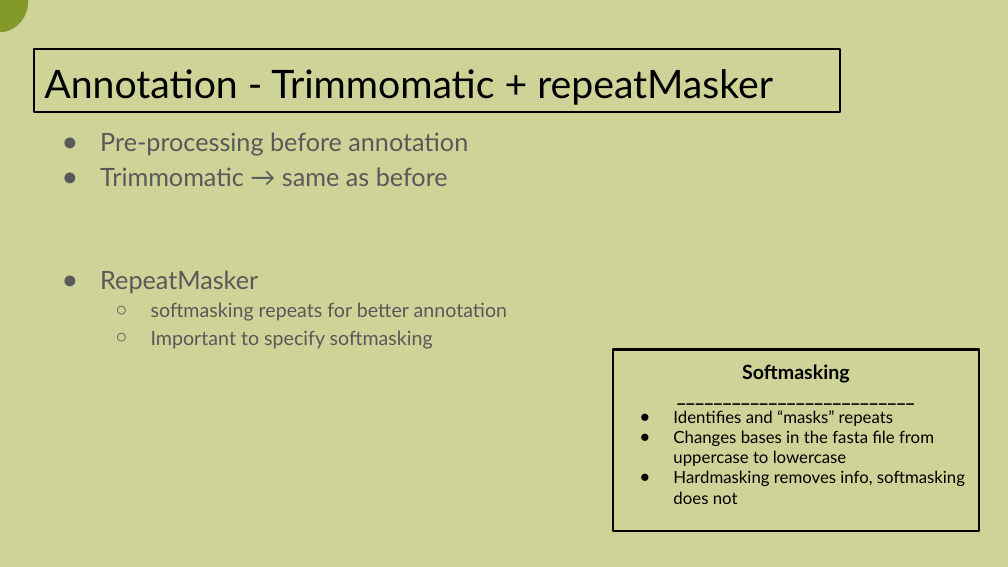
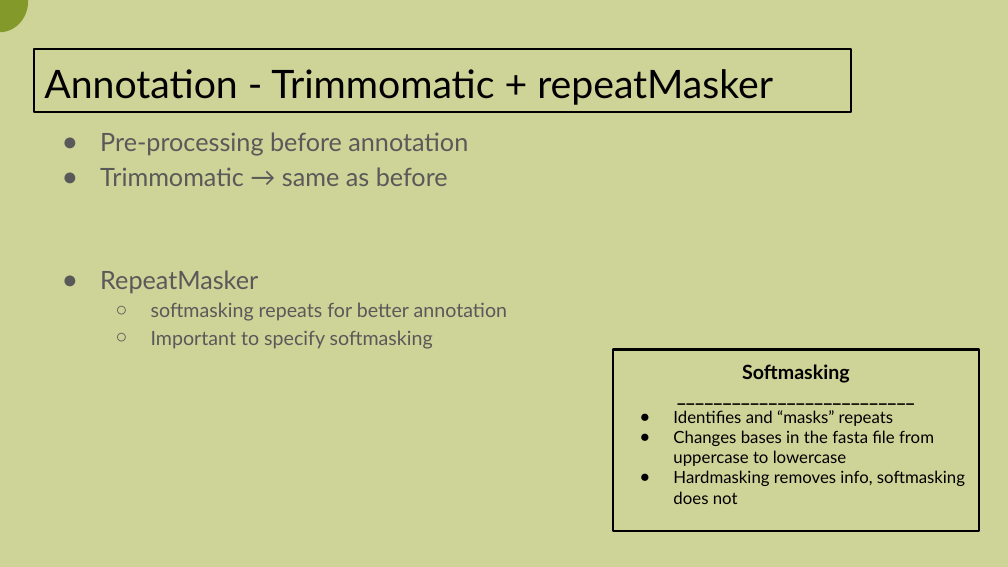
Before and after one commit to A-Bergfeldt/GenAn_proj_durian, a slide deck: slide 11 of results/Presentation_GenAn_durian.pptx. Drawn at 1008x567 pixels with LibreOffice and Linux fonts; fonts in the diff are those of the drawing; background and template pictures are left out. Boxes give left, top, right and bottom in pixels: in the first picture for what was removed or moved away, otherwise in the second. Text is boxed around its words. In the diff, an @@ line names an element or a change of style, - is before the commit and + after.

```diff
--- a/results/Presentation_GenAn_durian.pptx
+++ b/results/Presentation_GenAn_durian.pptx
@@ title "Annotation - Trimmomatic + repeatMasker": place and size @@
-title "Annotation - Trimmomatic + repeatMasker" at <box>34,49,840,113</box>
+title "Annotation - Trimmomatic + repeatMasker" at <box>34,49,851,113</box>
```
Also in this commit, not shown: 6 other slides changed, 1 other file.
